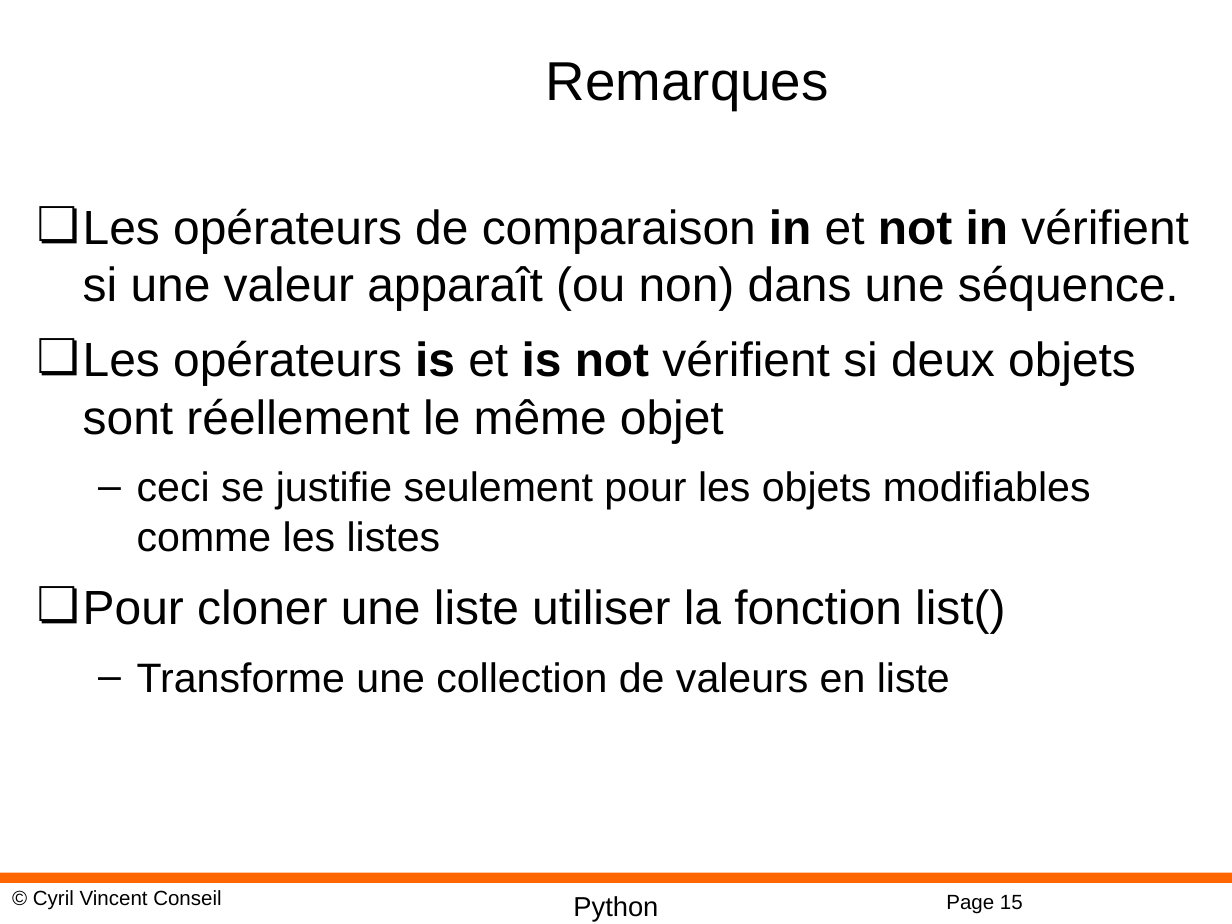
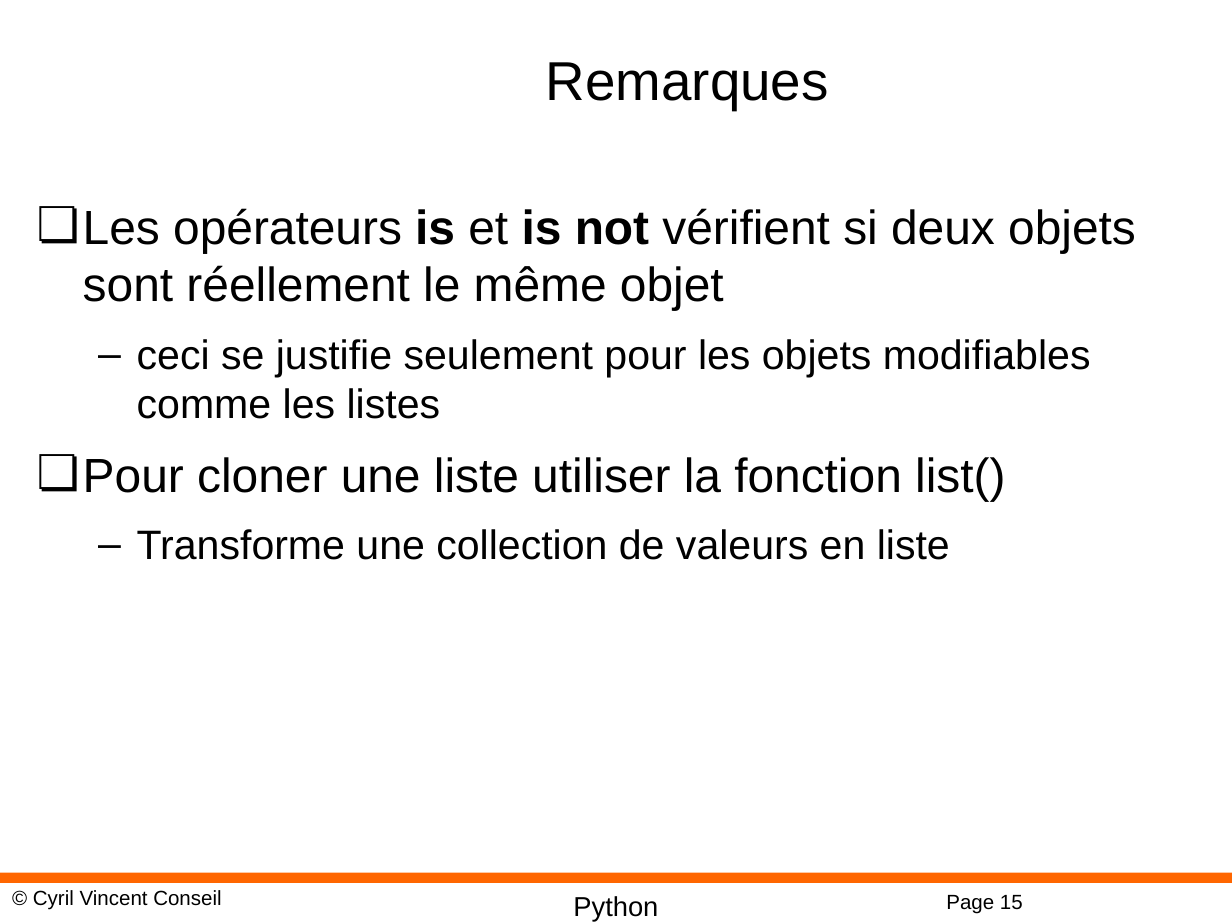
Before and after one commit to cyrilvincent/python, a slide deck: slide 15 of ppt/Python07-ComplexTypes.pptx. Drawn at 1232x924 pixels with LibreOffice and Linux fonts; fonts in the diff are those of the drawing; background and template pictures are left out. Boxes give left, top, right and bottom in pixels: in the first picture for what was removed or moved away, otherwise in the second. Text is boxed around its words. In the diff, an @@ line names an element or a change of style, - is before the commit and + after.

```diff
--- a/ppt/Python07-ComplexTypes.pptx
+++ b/ppt/Python07-ComplexTypes.pptx
@@ text at box(83, 208, 1189, 311): paragraph removed @@
-❏ Les opérateurs de comparaison in et not in vérifient si une valeur apparaît (ou non) dans une séquence.
```
Also in this commit, not shown: 2 other files.
